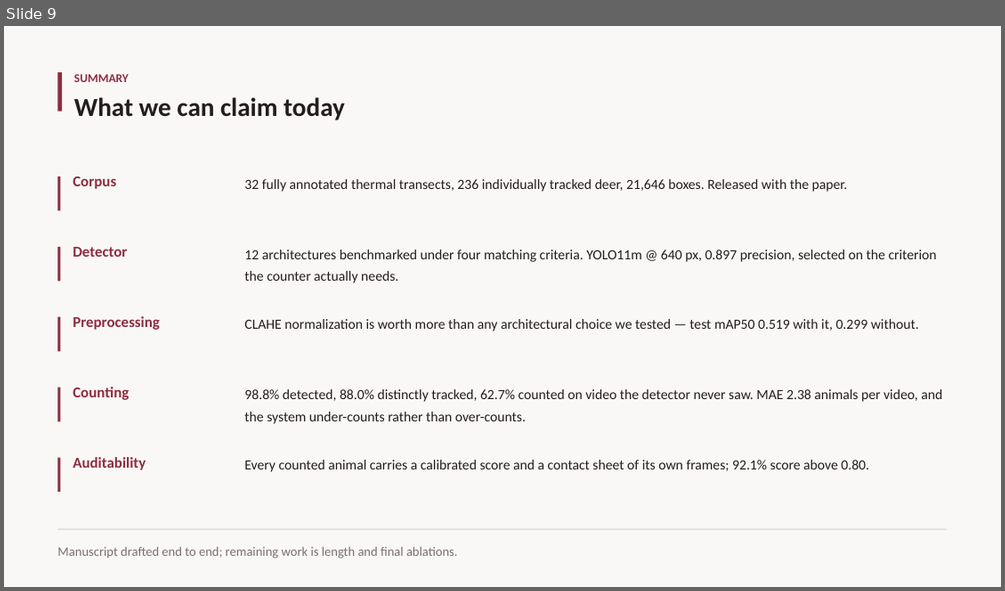
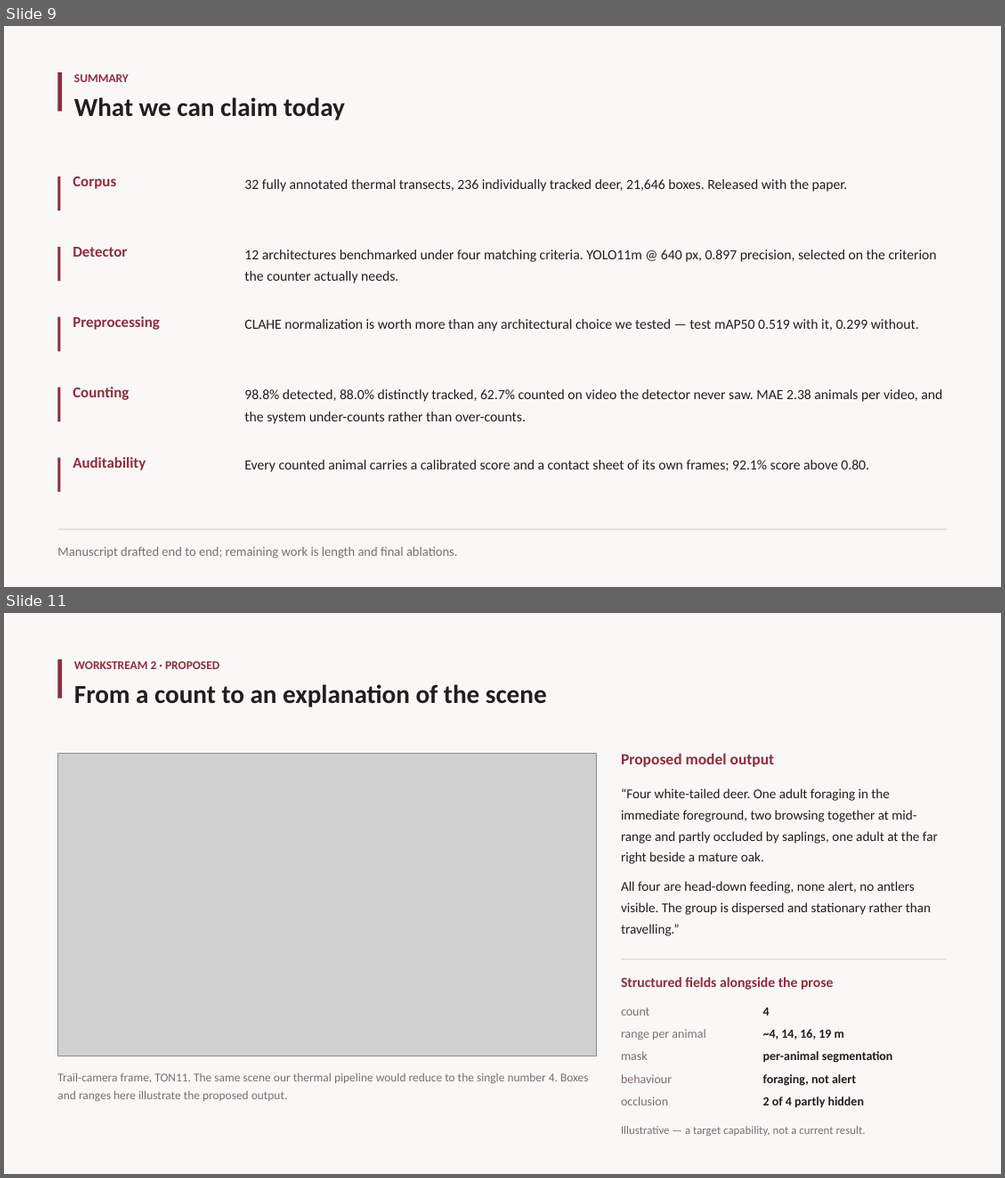
Before and after one commit to taminulislam/wildlife, a slide deck: docs/slides/wildlife_results.pptx. Shown one above the other, each under a label of ours: slide 9 before the commit, slides 9 and 11 after it; the slides between them are not shown. The pictures are 1005x591 and 1005x1178 pixels, drawn with LibreOffice and Linux fonts; fonts in the diff are those of the drawing; grey boxes stand for pictures. Boxes give left, top, right and bottom in pixels: in the first picture for what was removed or moved away, otherwise in the second. Text is boxed around its words. In the diff, an @@ line names an element or a change of style, - is before the commit and + after.

```diff
--- a/docs/slides/wildlife_results.pptx
+++ b/docs/slides/wildlife_results.pptx
@@ slide 11 added at (4,613,1001,1174), background #FFFFFF @@
@@ rectangle added at (4,613,1001,1174), fill #FAF8F7 @@
@@ rectangle added at (57,659,63,698), fill #8C2D3F @@
@@ text added at (74,661,219,669), 11.5 pt, text #8C2D3F, bold @@
+WORKSTREAM 2 · PROPOSED
@@ text added at (74,684,547,707), 25 pt, text #241C1E, bold @@
+From a count to an explanation of the scene
@@ picture added at (57,753,596,1055) @@
@@ text added at (621,753,775,767), 15 pt, text #8C2D3F, bold @@
+Proposed model output
@@ text added at (621,788,938,936), 13 pt, text #241C1E @@
+“Four white-tailed deer. One adult foraging in the immediate foreground, two browsing together at mid-range and partly occluded by saplings, one adult at the far right beside a mature oak.
+All four are head-down feeding, none alert, no antlers visible. The group is dispersed and stationary rather than travelling.”
@@ rectangle added at (621,958,947,960), fill #E4DDDE @@
@@ text added at (621,977,833,989), 13.5 pt, text #8C2D3F, bold @@
+Structured fields alongside the prose
@@ text added at (621,1007,649,1015), 12 pt, text #7A6E70 @@
+count
@@ text added at (763,1007,769,1015), 12 pt, text #241C1E, bold @@
+4
@@ text added at (621,1029,705,1040), 12 pt, text #7A6E70 @@
+range per animal
@@ text added at (763,1029,844,1039), 12 pt, text #241C1E, bold @@
+~4, 14, 16, 19 m
@@ text added at (621,1051,647,1060), 12 pt, text #7A6E70 @@
+mask
@@ text added at (763,1051,893,1062), 12 pt, text #241C1E, bold @@
+per-animal segmentation
@@ text added at (57,1072,589,1101), 11.5 pt, text #7A6E70 @@
+Trail-camera frame, TON11. The same scene our thermal pipeline would reduce to the single number 4. Boxes and ranges here illustrate the proposed output.
@@ text added at (621,1074,672,1083), 12 pt, text #7A6E70 @@
+behaviour
@@ text added at (763,1074,856,1086), 12 pt, text #241C1E, bold @@
+foraging, not alert
@@ text added at (621,1096,668,1105), 12 pt, text #7A6E70 @@
+occlusion
@@ text added at (763,1096,864,1108), 12 pt, text #241C1E, bold @@
+2 of 4 partly hidden
@@ text added at (621,1126,866,1135), 11 pt, text #7A6E70 @@
+Illustrative — a target capability, not a current result.
```
Also in this commit, not shown: 3 other slides added, 3 other files.
